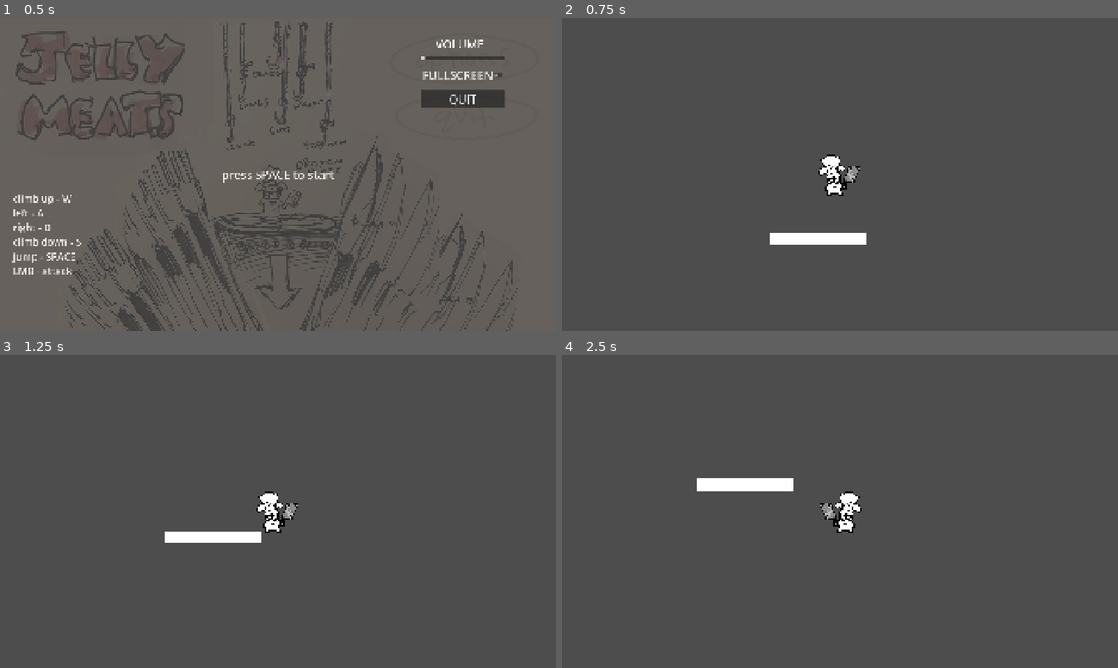
Above: before the commit, frames 1-4 (two rows, left to right).
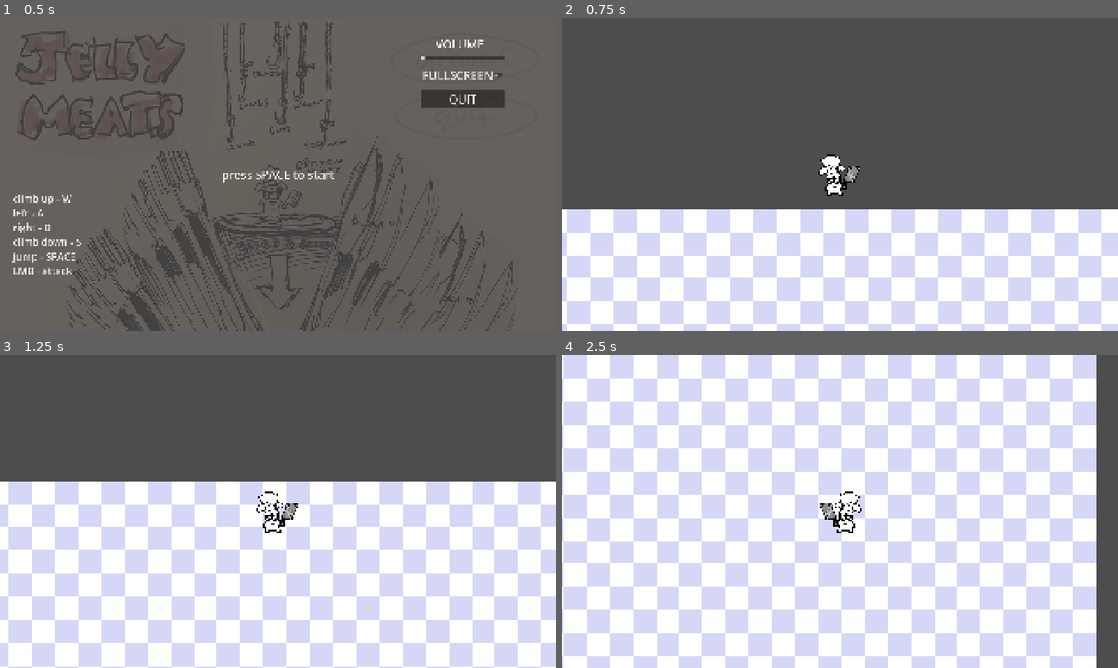
Above: after the commit, the same moments.

Repository: et30002/jelly-meats
Game: Godot game, scene res://scenes/main.tscn
The game is run twice, just before and just after one commit, with the same random seed, the same clock (stepped at 60 frames per second) and the same inputs.
Inputs:
- Up to frame 1 (0.5 s): no input
- Up to frame 2 (0.75 s): tap Space (jump) at 0.5, 0.6 s; hold D (right) from 0.53 s (still down)
- Up to frame 3 (1.25 s): keep holding D (right); tap Space (jump) at 0.77, 1.07 s
- Up to frame 4 (2.5 s): tap Space (jump) at 1.35, 1.52, 1.82, 2.1 s; release D (right) at 2.03 s; hold A (left) from 2.03 s (still down)

Frame 1 is identical in both runs. In frame 2, 39% of the frame differs, in the area x 0-100%, y 61-100%; in frame 3, 59%; in frame 4, 95%, in the area x 0-97%, y 0-100%.

Commit message:
Added Background and Boss Node

Diff:
--- /dev/null
+++ b/scenes/boss_1.tscn
@@ -0,0 +1,10 @@
+[gd_scene format=3 uid="uid://beh3tqkumqatc"]
+
+[sub_resource type="CapsuleShape2D" id="CapsuleShape2D_j4int"]
+
+[node name="Boss1" type="CharacterBody2D" unique_id=1197498593]
+
+[node name="AnimatedSprite2D" type="AnimatedSprite2D" parent="." unique_id=1916998823]
+
+[node name="CollisionShape2D" type="CollisionShape2D" parent="." unique_id=281977405]
+shape = SubResource("CapsuleShape2D_j4int")
--- a/scenes/level_1.tscn
+++ b/scenes/level_1.tscn
@@ -2,9 +2,7 @@
 
 [ext_resource type="PackedScene" uid="uid://32n3834q8fhv" path="res://scenes/player.tscn" id="1_014kd"]
 [ext_resource type="Script" uid="uid://c4y44hn82788f" path="res://scripts/level_1.gd" id="1_bswci"]
-
-[sub_resource type="WorldBoundaryShape2D" id="WorldBoundaryShape2D_014kd"]
-distance = -492.0
+[ext_resource type="Texture2D" uid="uid://bh216e6bcrim7" path="res://assets/backgrounds/boss1_background.png" id="3_rus8k"]
 
 [sub_resource type="RectangleShape2D" id="RectangleShape2D_014kd"]
 size = Vector2(67.2, 8.800007)
@@ -12,25 +10,27 @@
 [node name="Level1" type="Node2D" unique_id=1254429187]
 script = ExtResource("1_bswci")
 
+[node name="Boss1Background" type="Sprite2D" parent="." unique_id=570787877]
+texture = ExtResource("3_rus8k")
+
 [node name="Player" parent="." unique_id=1296514369 instance=ExtResource("1_014kd")]
+position = Vector2(0, -1340)
 
 [node name="Camera2D" type="Camera2D" parent="Player" unique_id=1694551134]
 scale = Vector2(4, 4)
 
-[node name="World_Boundary" type="StaticBody2D" parent="." unique_id=443361311]
-
-[node name="CollisionShape2D" type="CollisionShape2D" parent="World_Boundary" unique_id=667581633]
-shape = SubResource("WorldBoundaryShape2D_014kd")
-
 [node name="Test_Platform" type="StaticBody2D" parent="." unique_id=490762626]
+position = Vector2(17, 805)
 
 [node name="CollisionShape2D" type="CollisionShape2D" parent="Test_Platform" unique_id=472804598]
-position = Vector2(-13.000004, 243.99998)
+position = Vector2(-16, 311)
 scale = Vector2(5, 5)
 shape = SubResource("RectangleShape2D_014kd")
 
 [node name="ColorRect" type="ColorRect" parent="Test_Platform" unique_id=1898671310]
-offset_left = -182.0
-offset_top = 222.0
-offset_right = 152.0
-offset_bottom = 264.0
+offset_left = -183.0
+offset_top = 290.0
+offset_right = 151.0
+offset_bottom = 332.0
+color = Color(0, 0, 0.56078434, 0.4627451)
+metadata/_edit_use_anchors_ = true
--- a/scripts/player.gd
+++ b/scripts/player.gd
@@ -2,7 +2,7 @@
 
 
 const SPEED = 300.0
-const JUMP_VELOCITY = -400.0
+const JUMP_VELOCITY = -700.0
 @onready var animated_sprite: AnimatedSprite2D = $AnimatedSprite2D
 
 
Binary file added: assets/backgrounds/boss1_background.png
Not shown, added: assets/backgrounds/boss1_background.png.import
